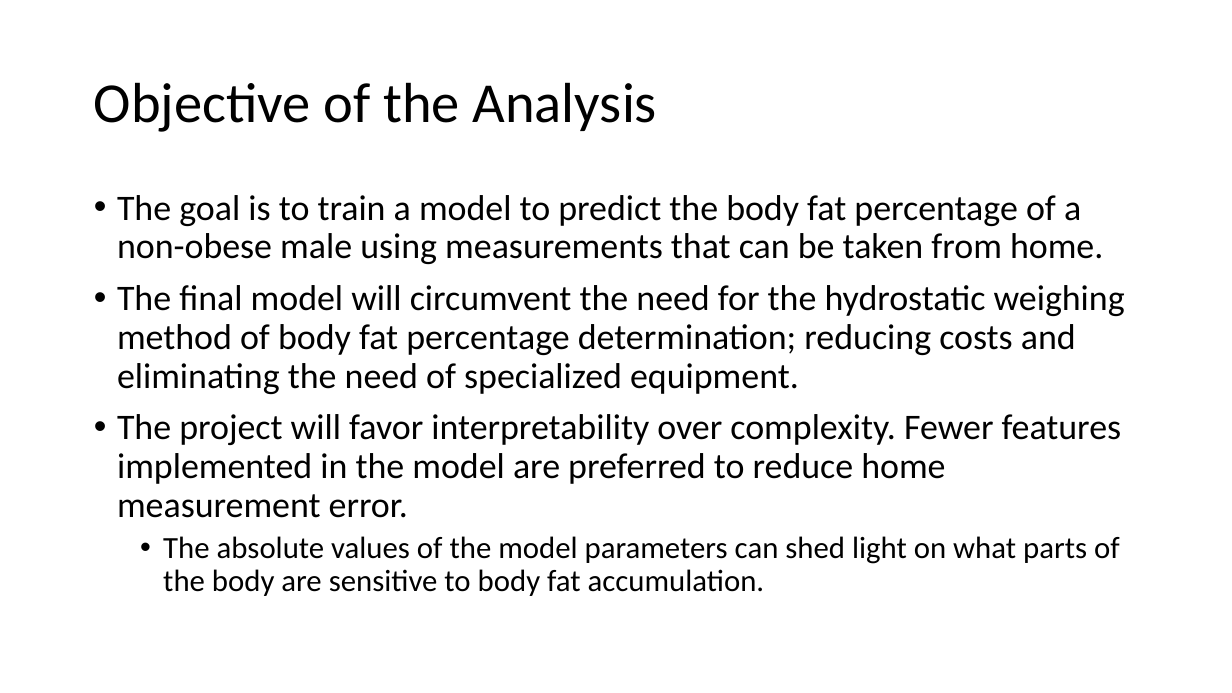
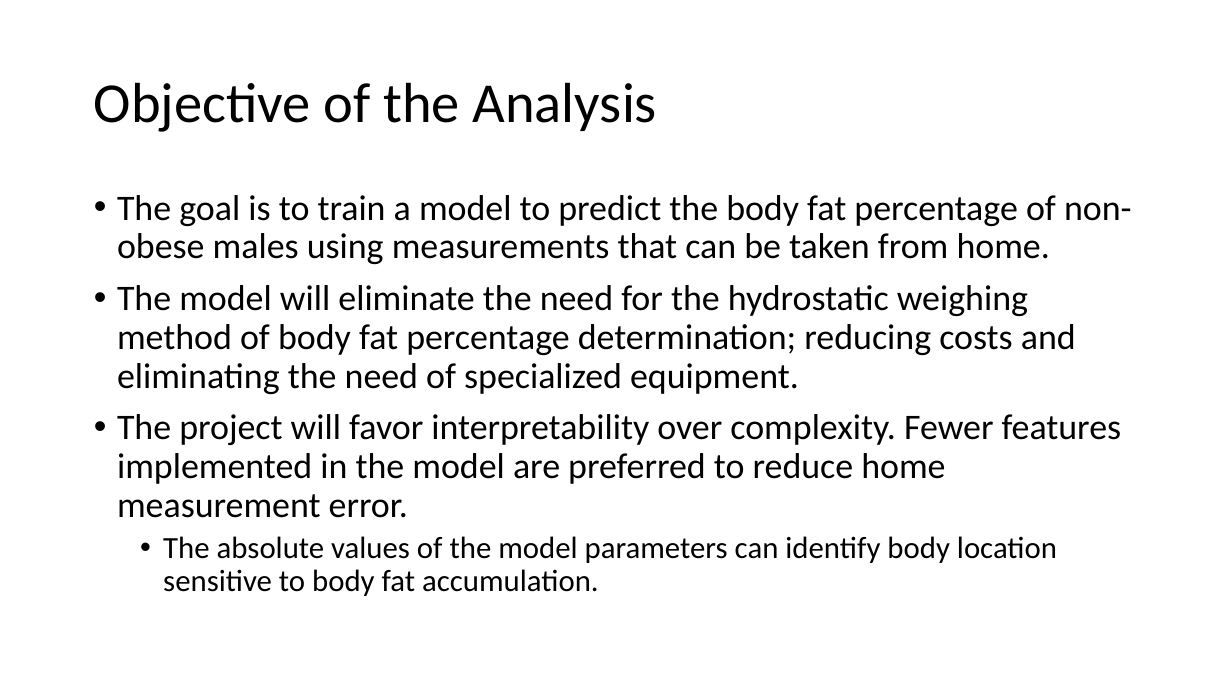
Before and after one commit to M-Matrona/IBM-Machine-Learning-Course, a slide deck: slide 3 of Course_2_SupervisedLearning/Supervised_Learning_Project_Report.pptx. Drawn at 1232x693 pixels with LibreOffice and Linux fonts; fonts in the diff are those of the drawing. Boxes give left, top, right and bottom in pixels: in the first picture for what was removed or moved away, otherwise in the second. Text is boxed around its words. In the diff, an @@ line names an element or a change of style, - is before the commit and + after.

```diff
--- a/Course_2_SupervisedLearning/Supervised_Learning_Project_Report.pptx
+++ b/Course_2_SupervisedLearning/Supervised_Learning_Project_Report.pptx
@@ text at (117, 195, 1132, 394): text changed @@
-• The goal is to train a model to predict the body fat percentage of a non-obese male using measurements that can be taken from home.
-• The final model will circumvent the need for the hydrostatic weighing method of body fat percentage determination; reducing costs and eliminating the need of specialized equipment.
+• The goal is to train a model to predict the body fat percentage of non-obese males using measurements that can be taken from home.
+• The model will eliminate the need for the hydrostatic weighing method of body fat percentage determination; reducing costs and eliminating the need of specialized equipment.
@@ text at (163, 536, 1057, 596): text changed @@
-  • The absolute values of the model parameters can shed light on what parts of the body are sensitive to body fat accumulation.
+  • The absolute values of the model parameters can identify body location sensitive to body fat accumulation.
```
Also in this commit, not shown: 6 other slides changed, 15 other files.
